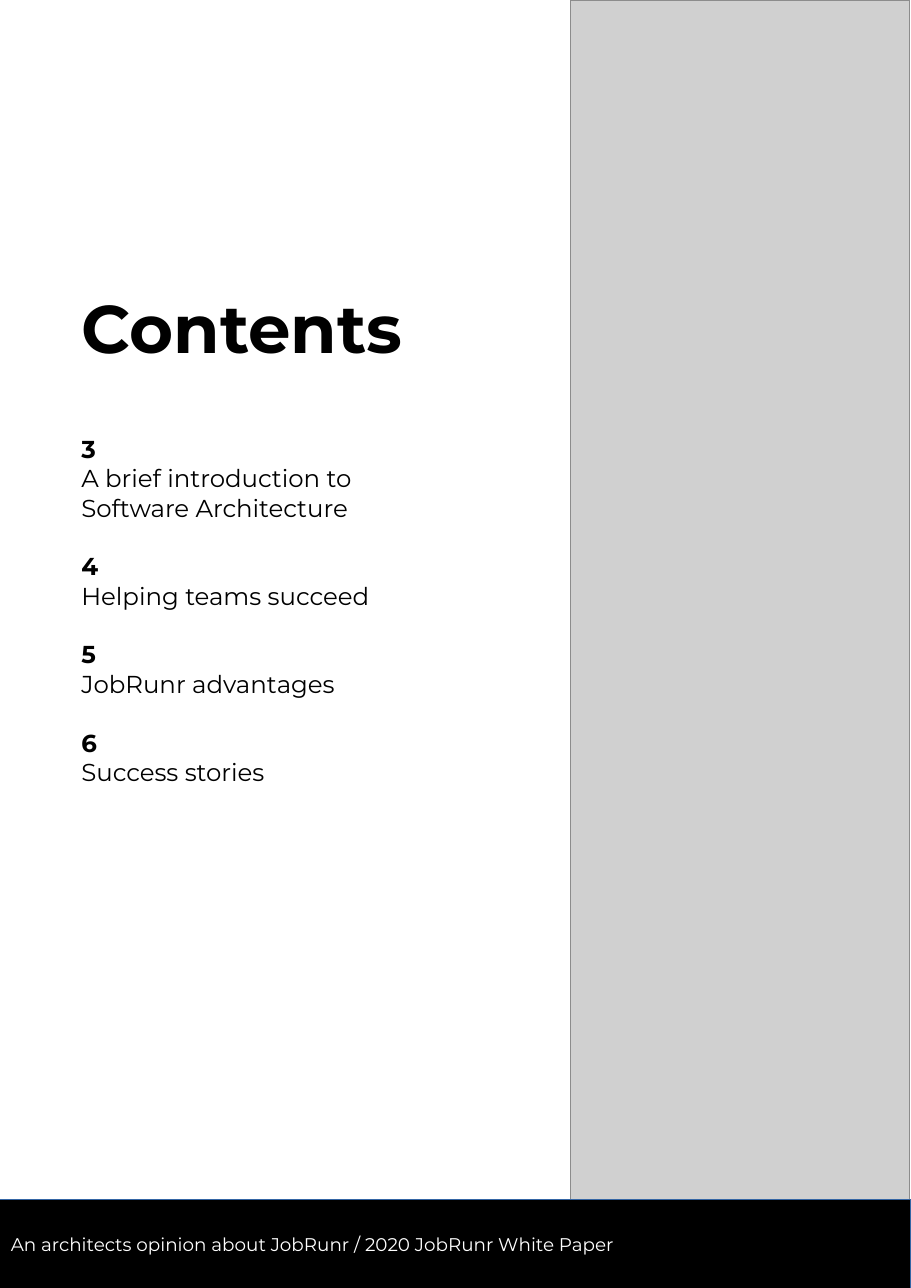
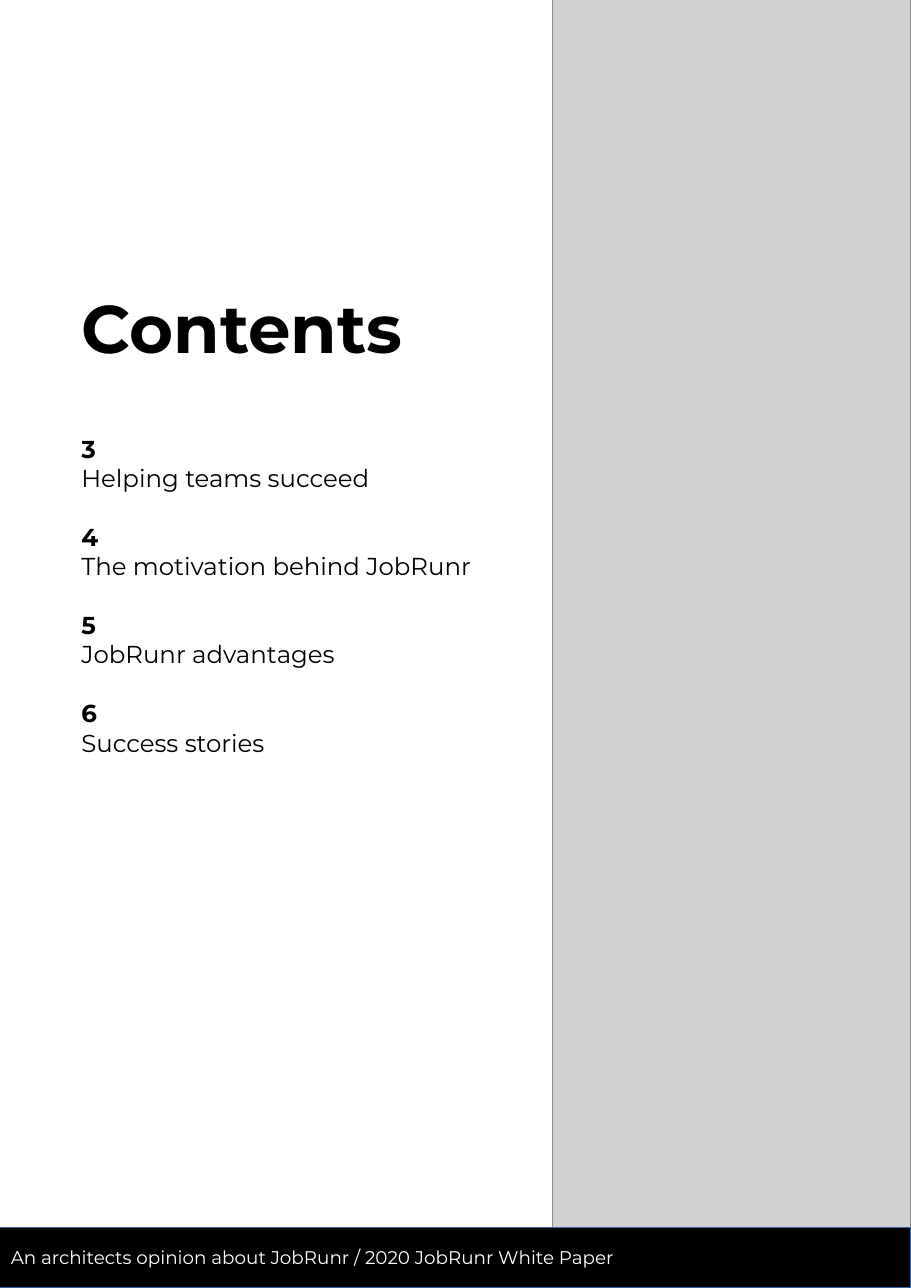
Before and after one commit to jobrunr/website, a slide deck: slide 2 of content/en/white-paper/whitepaper.odp. Drawn at 911x1288 pixels with LibreOffice and Linux fonts; fonts in the diff are those of the drawing; grey boxes stand for pictures. Boxes give left, top, right and bottom in pixels: in the first picture for what was removed or moved away, otherwise in the second. Text is boxed around its words. In the diff, an @@ line names an element or a change of style, - is before the commit and + after.

```diff
--- a/content/en/white-paper/whitepaper.odp
+++ b/content/en/white-paper/whitepaper.odp
@@ picture: place and size @@
-picture at <box>571,0,910,1232</box>
+picture at <box>553,0,911,1227</box>
@@ text at <box>81,469,369,492</box>: text changed @@
-A brief introduction to
-Software Architecture
+Helping teams succeed
@@ text at <box>81,557,470,575</box>: text changed @@
-Helping teams succeed
+The motivation behind JobRunr
@@ rectangle "An architects opinion about JobRunr ...": place and size @@
-rectangle "An architects opinion about JobRunr ..." at <box>0,1200,911,1288</box>
+rectangle "An architects opinion about JobRunr ..." at <box>0,1227,911,1288</box>
```
Also in this commit, not shown: 2 other slides changed, 2 slides added, 24 other files.
